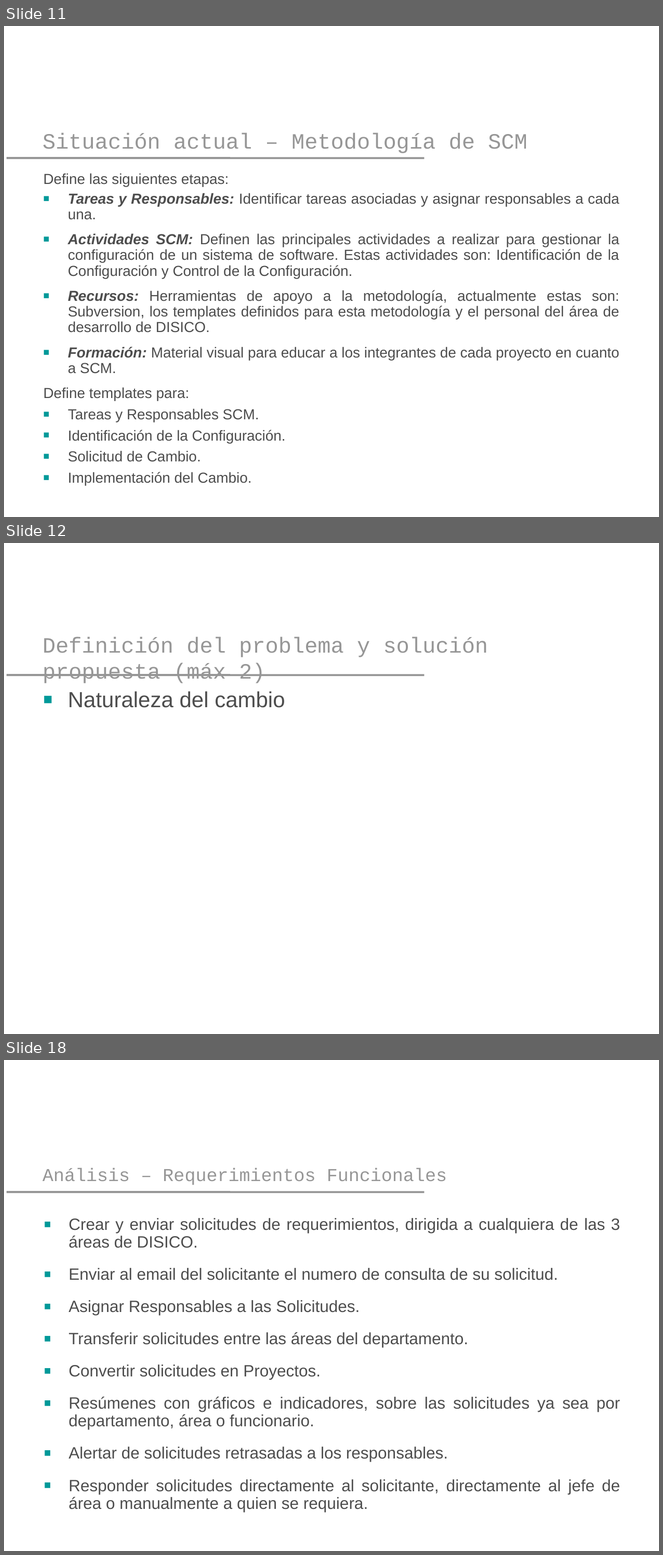
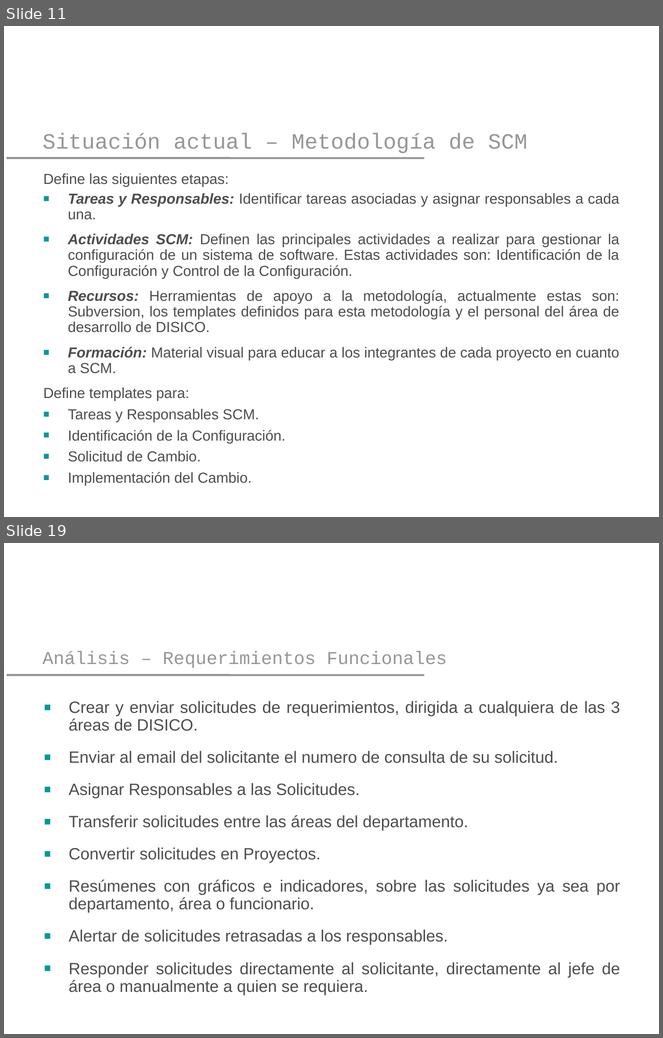
Before and after one commit to yano2h/TESIS, a slide deck: Presentaciones/Plantilla Pres 2_2012.pptx. Shown one above the other, each under a label of ours: slides 11, 12 and 18 before the commit, slides 11 and 19 after it; the slides between them are not shown. The pictures are 663x1555 and 663x1038 pixels, drawn with LibreOffice and Linux fonts; fonts in the diff are those of the drawing; background and template pictures are left out. Boxes give left, top, right and bottom in pixels: in the first picture for what was removed or moved away, otherwise in the second. Text is boxed around its words. In the diff, an @@ line names an element or a change of style, - is before the commit and + after.

```diff
--- a/Presentaciones/Plantilla Pres 2_2012.pptx
+++ b/Presentaciones/Plantilla Pres 2_2012.pptx
@@ slide 12 removed at (x1=4, y1=543, x2=659, y2=1034), background picture (left out); not listed: 1 template element that a slide beside it also shows @@
@@ title removed at (x1=42, y1=637, x2=489, y2=683) @@
-Definición del problema y solución propuesta (máx 2)
@@ text removed at (x1=68, y1=691, x2=285, y2=708) @@
-■ Naturaleza del cambio
@@ what was slide 18 is now slide 19 @@
```
Also in this commit, not shown: 8 slides changed, 4 slides added, 2 other slides removed, 1 other file.
